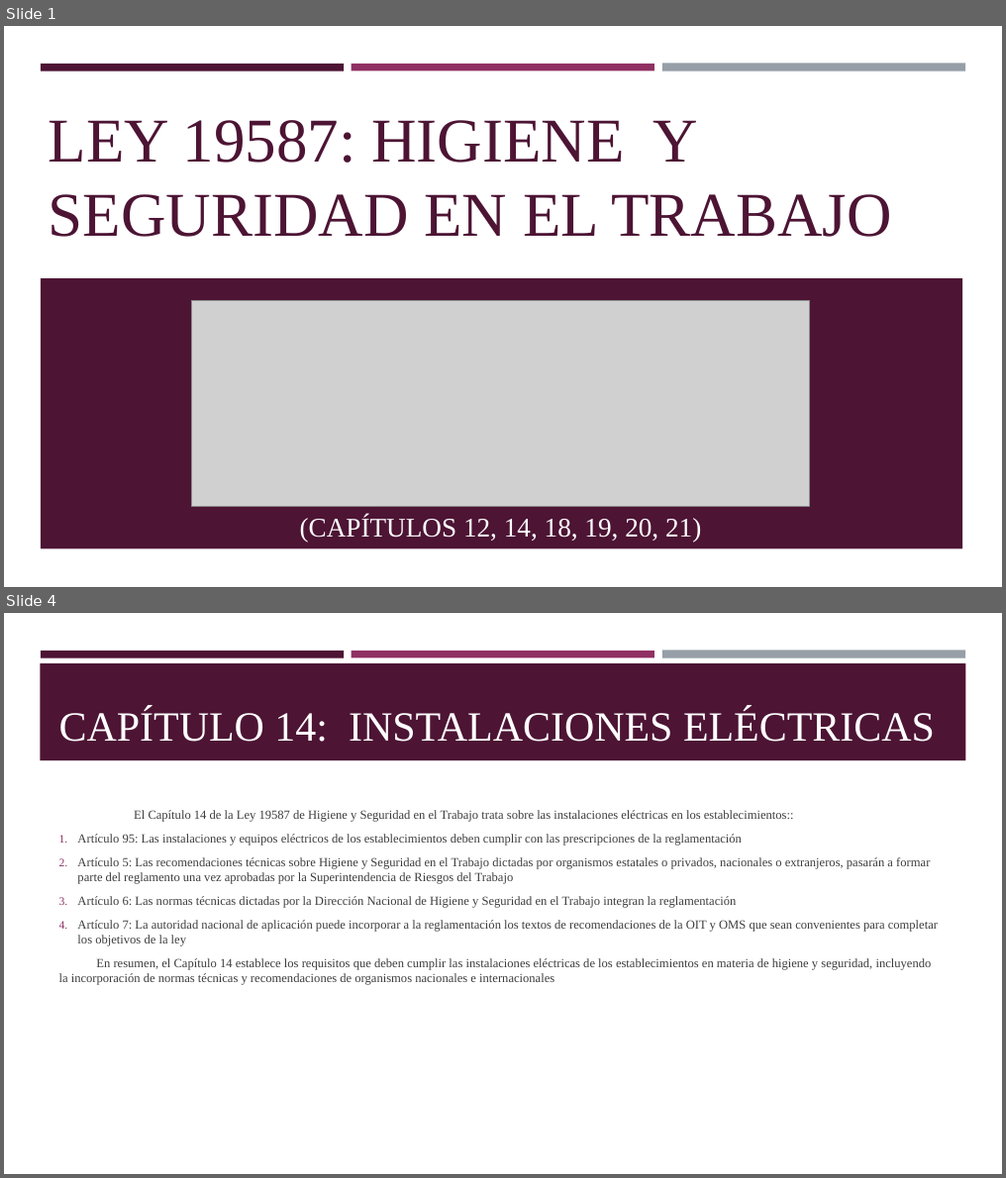
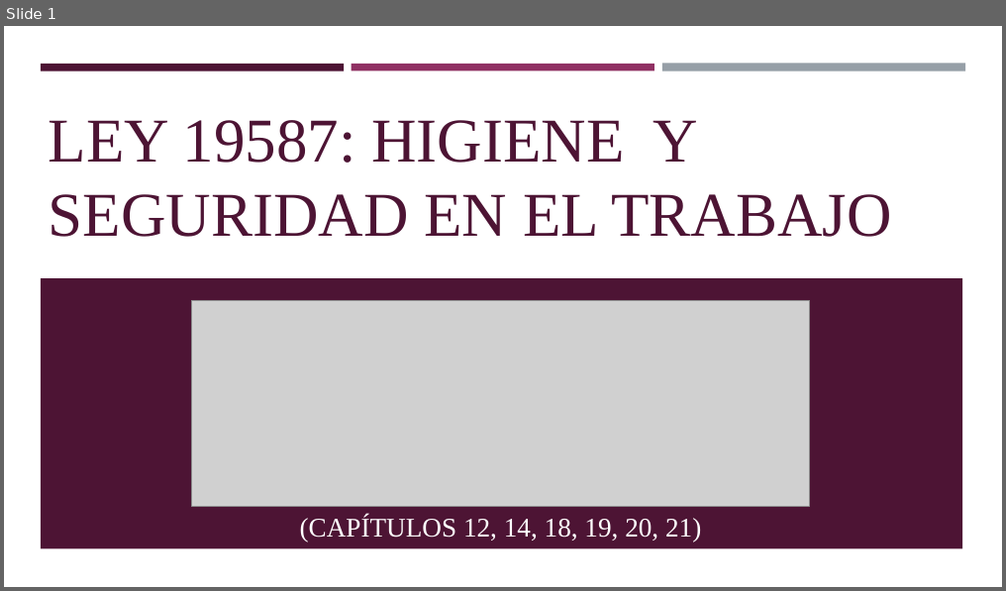
Before and after one commit to Cnsgnicole/doubik, a slide deck: TP LEY 19587 - Presentación de capítulos.pptx. Shown one above the other, each under a label of ours: slides 1 and 4 before the commit, slide 1 after it; the slides between them are not shown. The pictures are 1006x1178 and 1006x591 pixels, drawn with LibreOffice and Linux fonts; fonts in the diff are those of the drawing; grey boxes stand for pictures. Boxes give left, top, right and bottom in pixels: in the first picture for what was removed or moved away, otherwise in the second. Text is boxed around its words. In the diff, an @@ line names an element or a change of style, - is before the commit and + after.

```diff
--- a/TP LEY 19587 - Presentación de capítulos.pptx
+++ b/TP LEY 19587 - Presentación de capítulos.pptx
@@ slide 4 removed at [4, 613, 1002, 1174], background #FFFFFF; not listed: 3 template elements that a slide beside it also shows @@
@@ rectangle removed at [40, 663, 966, 761] @@
@@ title removed at [59, 708, 935, 742] @@
-CAPÍTULO 14: INSTALACIONES ELÉCTRICAS
@@ text removed at [59, 810, 938, 985] @@
-El Capítulo 14 de la Ley 19587 de Higiene y Seguridad en el Trabajo trata sobre las instalaciones eléctricas en los establecimientos::
-1. Artículo 95: Las instalaciones y equipos eléctricos de los establecimientos deben cumplir con las prescripciones de la reglamentación
-2. Artículo 5: Las recomendaciones técnicas sobre Higiene y Seguridad en el Trabajo dictadas por organismos estatales o privados, nacionales o extranjeros, pasarán a formar parte del reglamento una vez aprobadas por la Superintendencia de Riesgos del Trabajo
-3. Artículo 6: Las normas técnicas dictadas por la Dirección Nacional de Higiene y Seguridad en el Trabajo integran la reglamentación
-4. Artículo 7: La autoridad nacional de aplicación puede incorporar a la reglamentación los textos de recomendaciones de la OIT y OMS que sean convenientes para completar los objetivos de la ley
-En resumen, el Capítulo 14 establece los requisitos que deben cumplir las instalaciones eléctricas de los establecimientos en materia de higiene y seguridad, incluyendo la incorporación de normas técnicas y recomendaciones de organismos nacionales e internacionales
```
Also in this commit, not shown: 3 slides changed, 4 slides added, 8 other slides removed.
